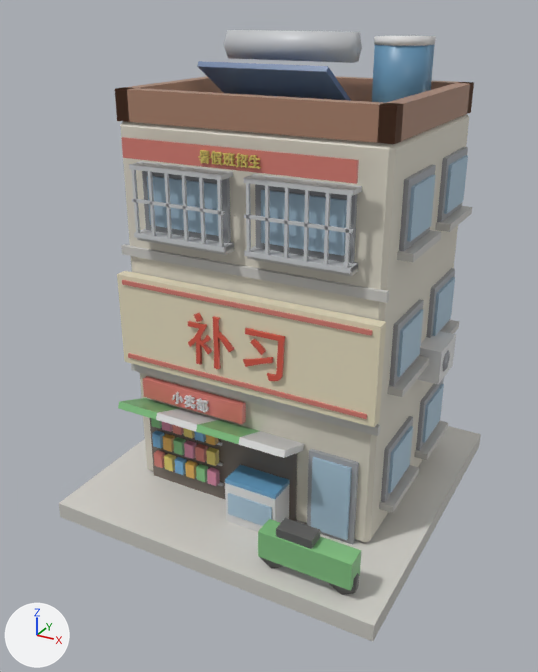
Renders of the glTF model county-tycoon/assets/resources/models3d/tutoring.glb from each side of a commit.
Before and after are seen from a camera (50 mm lens) standing at (1.433, -1.307, 1.398) and looking at (0.482, 0.422, 0.533). The lights are fixed; the arrows at lower left show +X, +Y and +Z. The first picture is the older version. Vertices at exactly the same position are counted once.

In view in the first picture: 'tutoring'.
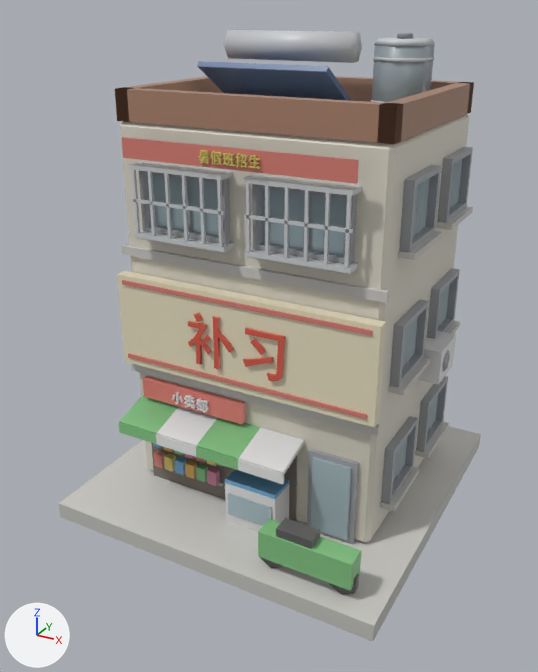
Where the newer file only moved an object's origin or applied its transform, the numbers keep the older frame.

Location of each change, (x1, y1, x2, y2) in pixels of the pictures (538 x 672 px; the box of a moved part takes in the faces that stretch with it):
part 1 of me_立方体, added
    after: (373, 57, 434, 62)
part 2 of me_立方体, added
    after: (397, 33, 413, 39)
part 3 of me_立方体, rebuilt (33% taller)
    before: (118, 398, 304, 458)
    after: (119, 394, 304, 474)
part 4 of me_立方体, rebuilt
    before: (444, 155, 468, 214)
    after: (437, 147, 473, 223)
part 5 of me_立方体, rebuilt (14% wider)
    before: (416, 378, 444, 451)
    after: (416, 376, 448, 452)
part 6 of me_立方体, rebuilt
    before: (255, 184, 358, 263)
    after: (252, 184, 357, 265)
part 7 of me_立方体, rebuilt (7% shorter)
    before: (414, 421, 448, 460)
    after: (415, 422, 449, 458)
part 8 of me_立方体, rebuilt (11% wider)
    before: (389, 299, 424, 386)
    after: (390, 299, 429, 387)
part 9 of me_立方体, rebuilt
    before: (142, 171, 231, 243)
    after: (139, 170, 231, 245)
part 10 of me_立方体, rebuilt (13% wider)
    before: (426, 268, 455, 338)
    after: (427, 268, 460, 339)
part 11 of me_立方体, rebuilt (11% shorter)
    before: (137, 238, 234, 255)
    after: (137, 238, 233, 253)
part 12 of me_立方体, rebuilt
    before: (441, 320, 459, 334)
    after: (446, 321, 460, 334)
part 13 of me_立方体, rebuilt (13% wider)
    before: (399, 165, 436, 251)
    after: (399, 165, 441, 252)
part 14 of me_立方体, deleted
    before: (379, 147, 468, 513)
part 15 of me_立方体, moved or reshaped
    before: (147, 155, 444, 443)
    after: (118, 155, 458, 511)
part 16 of me_立方体, moved or reshaped
    before: (397, 277, 455, 377)
    after: (407, 288, 446, 366)
part 17 of me_立方体, moved or reshaped
    before: (374, 35, 436, 46)
    after: (374, 38, 435, 46)
part 18 of me_立方体, recoloured
    both: (136, 38, 455, 542)
part 19 of me_立方体, recoloured
    both: (136, 38, 466, 542)

What changed in the scene script:
```text
Add mat_housing:
    mat_housing = bpy.data.materials.new('housing')
    # nodes: BsdfPrincipled, Mix, OutputMaterial, VertexColor
    # colours: white #e7e7e7, mixed with the vertex colours
Change me_立方体:
    remove me_立方体.from_pydata(...)  # 2740 vertices, 4940 faces; spans x -0.5..0.5, y -0.5..0.5, z -0.025..1.314
    add me_立方体.from_pydata(...)  # 2876 vertices, 5098 faces; spans x -0.5..0.5, y -0.5..0.5, z -0.025..1.314
    me_立方体 part 1: a new loose piece, a 6-sided cylinder along z spanning x 0.1483..0.2917, y 0.1572..0.3228, z 1.2454..1.2544, in mat_housing
    me_立方体 part 2: a new loose piece, a 6-sided cylinder along z spanning x 0.202..0.238, y 0.219..0.261, z 1.3..1.312, in mat_housing
    me_立方体 part 3: the loose piece of 20 vertices spanning x -0.36..0.18, y -0.36..-0.24, z 0.275..0.335 is rebuilt with 20 vertices and now spans x -0.36..0.18, y -0.362..-0.238, z 0.262..0.307
    me_立方体 part 4: the loose piece of 8 vertices spanning x 0.38..0.4, y 0.16..0.32, z 0.865..0.995 is rebuilt with 16 vertices and now spans x 0.381..0.406, y 0.14..0.34, z 0.845..1.015, in mat_housing
    me_立方体 part 5: the loose piece of 8 vertices spanning x 0.372..0.392, y 0.14..0.34, z 0.125..0.295 is rebuilt with 16 vertices and now spans x 0.381..0.406, y 0.14..0.34, z 0.125..0.295, in mat_housing
    me_立方体 part 6: the loose piece of 8 vertices spanning x 0.04..0.3, y -0.252..-0.232, z 0.825..0.995 is rebuilt with 16 vertices and now spans x 0.04..0.3, y -0.266..-0.241, z 0.825..0.995, in mat_housing
    me_立方体 part 7: the loose piece of 8 vertices spanning x 0.38..0.42, y 0.13..0.35, z 0.105..0.125 is rebuilt with 8 vertices and now spans x 0.381..0.423, y 0.132..0.348, z 0.11..0.125
    me_立方体 part 8: the loose piece of 8 vertices spanning x 0.372..0.392, y -0.16..0.04, z 0.485..0.655 is rebuilt with 16 vertices and now spans x 0.381..0.406, y -0.16..0.04, z 0.485..0.655, in mat_housing
    me_立方体 part 9: the loose piece of 8 vertices spanning x -0.3..-0.04, y -0.252..-0.232, z 0.825..0.995 is rebuilt with 16 vertices and now spans x -0.3..-0.04, y -0.266..-0.241, z 0.825..0.995, in mat_housing
    me_立方体 part 10: the loose piece of 8 vertices spanning x 0.372..0.392, y 0.14..0.34, z 0.485..0.655 is rebuilt with 16 vertices and now spans x 0.381..0.406, y 0.14..0.34, z 0.485..0.655, in mat_housing
    me_立方体 part 11: the loose piece of 8 vertices spanning x -0.31..-0.03, y -0.28..-0.24, z 0.805..0.825 is rebuilt with 8 vertices and now spans x -0.308..-0.032, y -0.283..-0.241, z 0.81..0.825
    me_立方体 part 12: the loose piece of 8 vertices spanning x 0.38..0.42, y 0.13..0.35, z 0.465..0.485 is rebuilt with 8 vertices and now spans x 0.381..0.423, y 0.132..0.348, z 0.47..0.485
    me_立方体 part 13: the loose piece of 8 vertices spanning x 0.372..0.392, y -0.16..0.04, z 0.845..1.015 is rebuilt with 16 vertices and now spans x 0.381..0.406, y -0.16..0.04, z 0.845..1.015, in mat_housing
    me_立方体 part 14: 9 loose pieces with 72 vertices, spanning x -0.42..0.42, y -0.17..0.34, z 0.105..1.015, are deleted
    me_立方体 part 15: 10 vertices moved within x -0.167..-0.031, y -0.308..-0.266, z 0.364..1.051; 84 vertices removed from x -0.4..0.4, y -0.308..0.4, z 0.145..1.065; 136 vertices added at x -0.423..0.423, y -0.364..0.392, z 0.11..1.065
    me_立方体 part 16: 16 vertices removed from x 0.38..0.4, y -0.14..0.32, z 0.505..0.635; 8 vertices added at x 0.392, y -0.057..0.253, z 0.5..0.64
    me_立方体 part 17: 6 vertices moved from x 0.149..0.291, y 0.158..0.322, z 1.305 to x 0.158..0.282, y 0.168..0.312, z 1.3
    me_立方体 part 18: 596 kept faces spanning x -0.5..0.5, y -0.5..0.5, z -0.025..1.314 get new vertex colours
    me_立方体 part 19: 484 faces spanning x -0.5..0.5, y -0.5..0.5, z -0.025..1.314 switch from mat_lit to mat_housing
    other edits to the shape of me_立方体 do not show in these pictures
```
